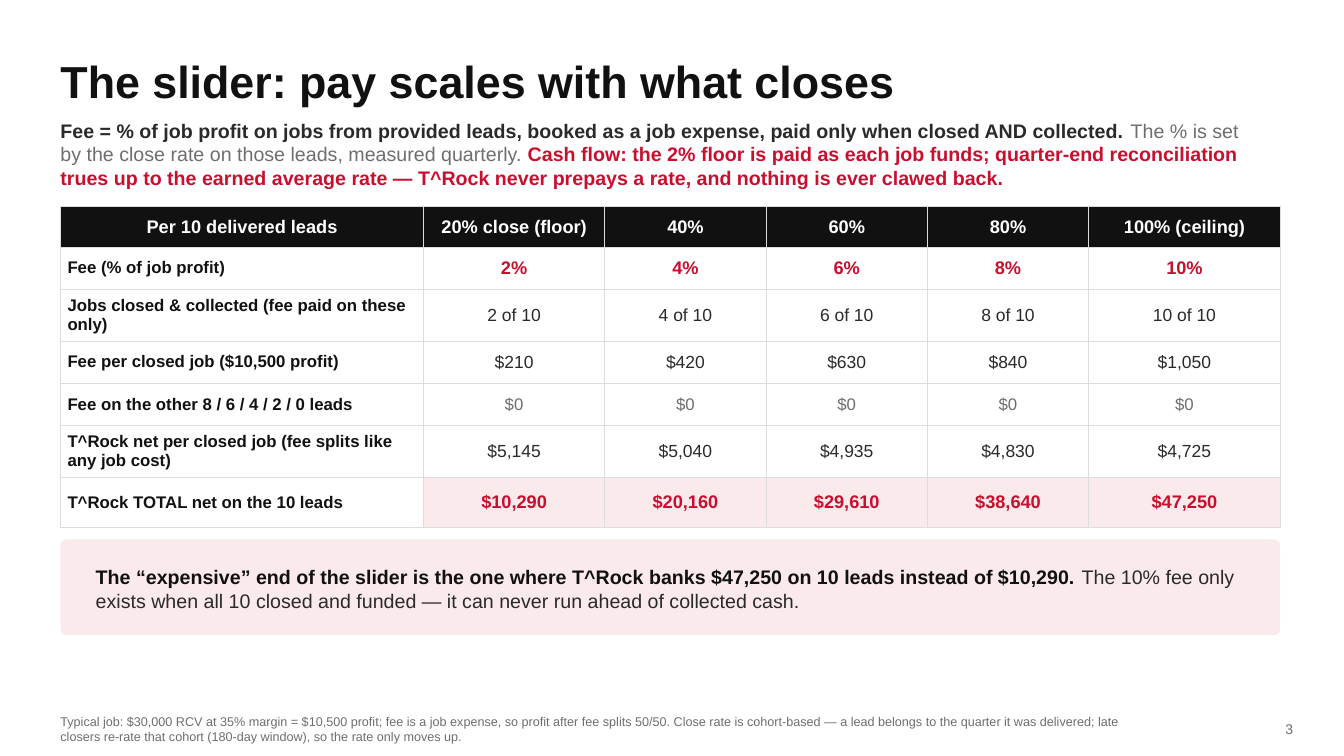
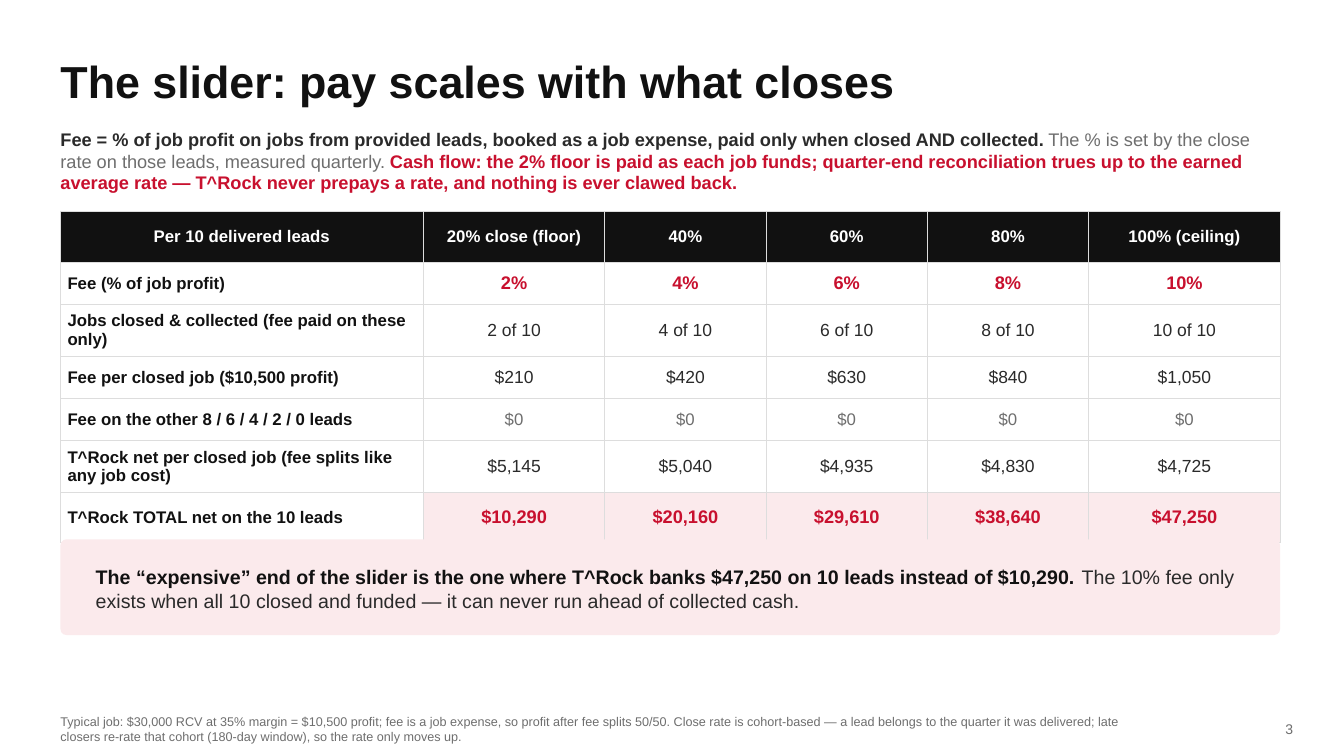
Before and after one commit to DommyD26/roofing-site-template, a slide deck: slide 3 of pitch/Commission-Plan.pptx. Drawn at 1344x756 pixels with LibreOffice and Linux fonts; fonts in the diff are those of the drawing. Boxes give left, top, right and bottom in pixels: in the first picture for what was removed or moved away, otherwise in the second. Text is boxed around its words. In the diff, an @@ line names an element or a change of style, - is before the commit and + after.

```diff
--- a/pitch/Commission-Plan.pptx
+++ b/pitch/Commission-Plan.pptx
@@ text "Fee = % of job ..." at [60,132,1250,193]: size 14 to 13 pt @@
@@ table at [60,212,1280,530] @@
@@ size 13 to 12 pt in "Per 10 delivered leads", "20% close (floor)", "40%", "60%" and 2 more places @@
@@ table: place and size @@
-table at [60,207,1280,515]
+table at [60,212,1280,530]
```
Also in this commit, not shown: 4 other slides changed, 3 other files.
